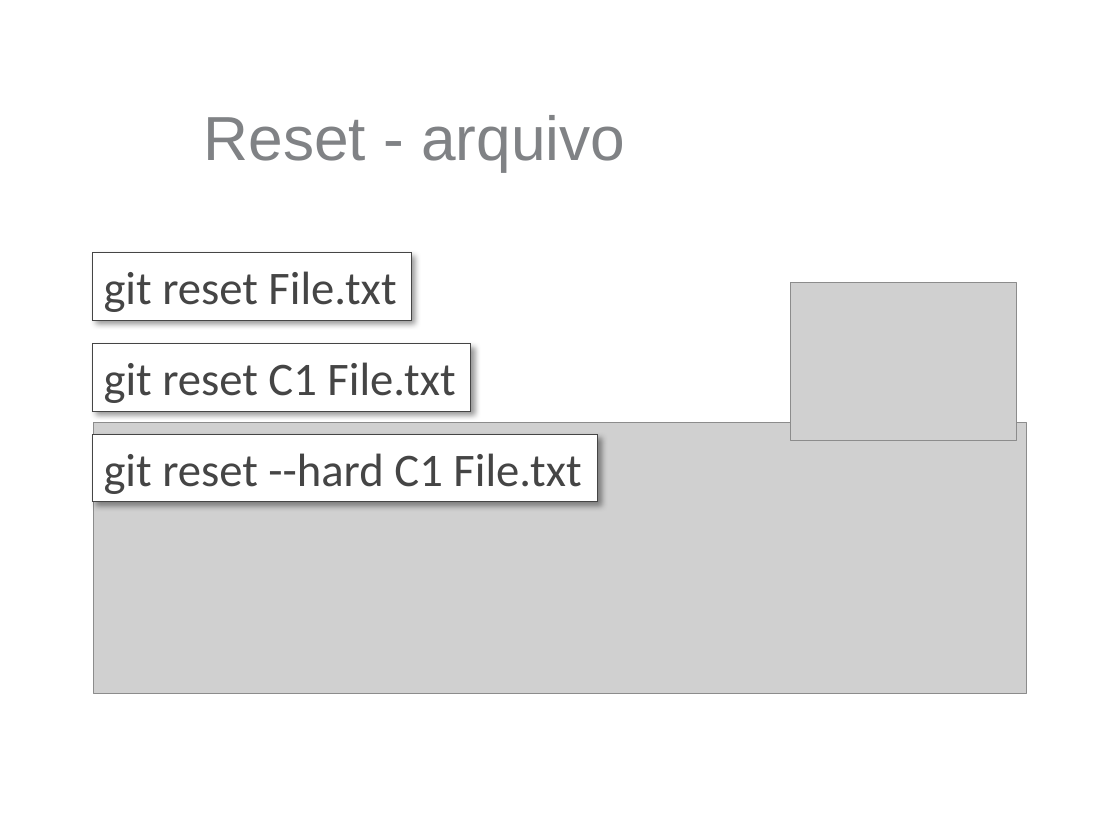
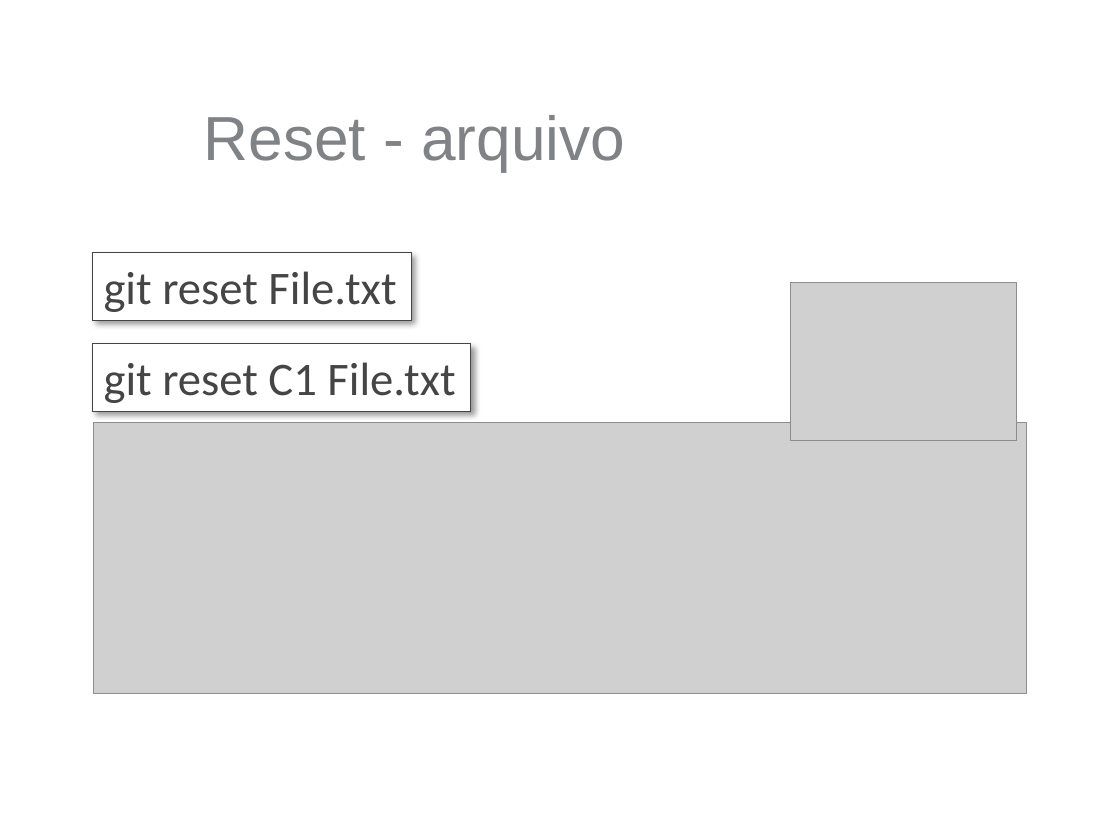
Before and after one commit to marcelocordeiro/Git-Minicurso, a slide deck: slide 75 of Slides.pptx (slide 77 before the commit). Drawn at 1120x840 pixels with LibreOffice and Linux fonts; fonts in the diff are those of the drawing; grey boxes stand for pictures; background and template pictures are left out. Boxes give left, top, right and bottom in pixels: in the first picture for what was removed or moved away, otherwise in the second. Text is boxed around its words. In the diff, an @@ line names an element or a change of style, - is before the commit and + after.

```diff
--- a/Slides.pptx
+++ b/Slides.pptx
@@ rectangle removed at (x1=93, y1=435, x2=598, y2=503) @@
-git reset --hard C1 File.txt
```
Also in this commit, not shown: 9 other slides changed, 1 slide added, 3 slides removed.
